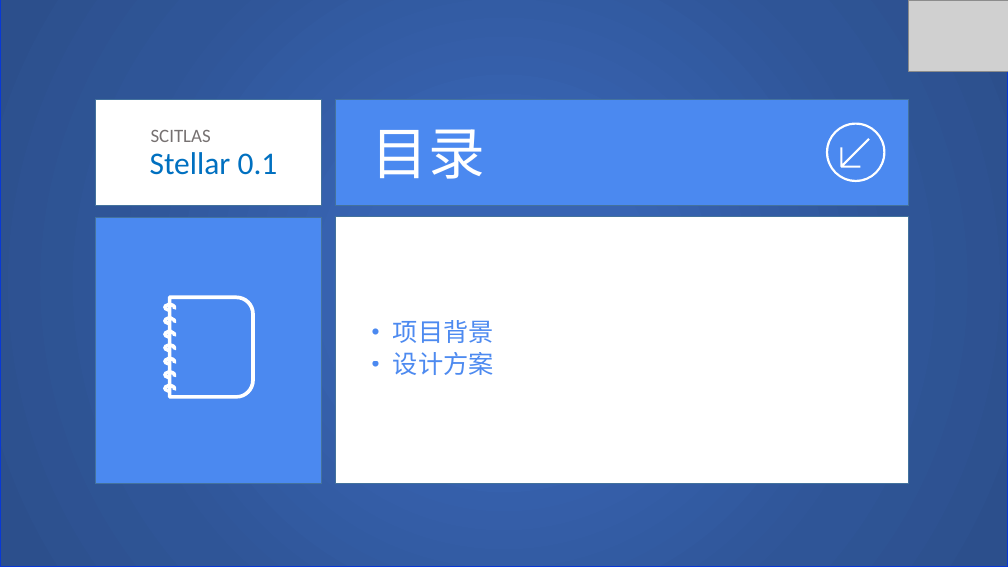
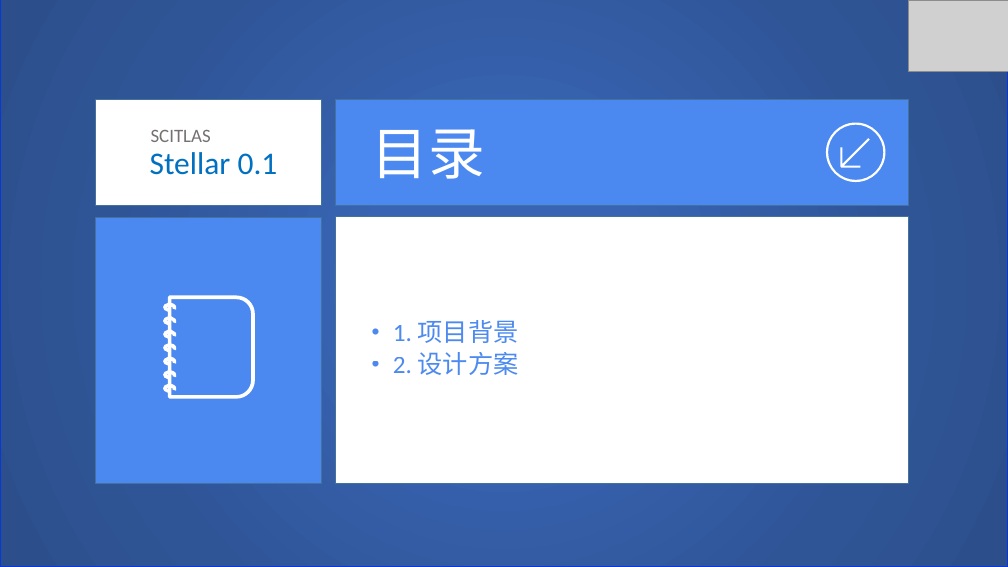
Before and after one commit to SCITLAS/Stellar, a slide deck: slide 3 of Stellar_0.1/documents/design.pptx. Drawn at 1008x567 pixels with LibreOffice and Linux fonts; fonts in the diff are those of the drawing; grey boxes stand for pictures. Boxes give left, top, right and bottom in pixels: in the first picture for what was removed or moved away, otherwise in the second. Text is boxed around its words. In the diff, an @@ line names an element or a change of style, - is before the commit and + after.

```diff
--- a/Stellar_0.1/documents/design.pptx
+++ b/Stellar_0.1/documents/design.pptx
@@ text at (393, 320, 519, 375): text changed @@
-• 项目背景
-• 设计方案
+• 1. 项目背景
+• 2. 设计方案
```
Also in this commit, not shown: 5 other slides changed, 5 slides added, 2 other files.
